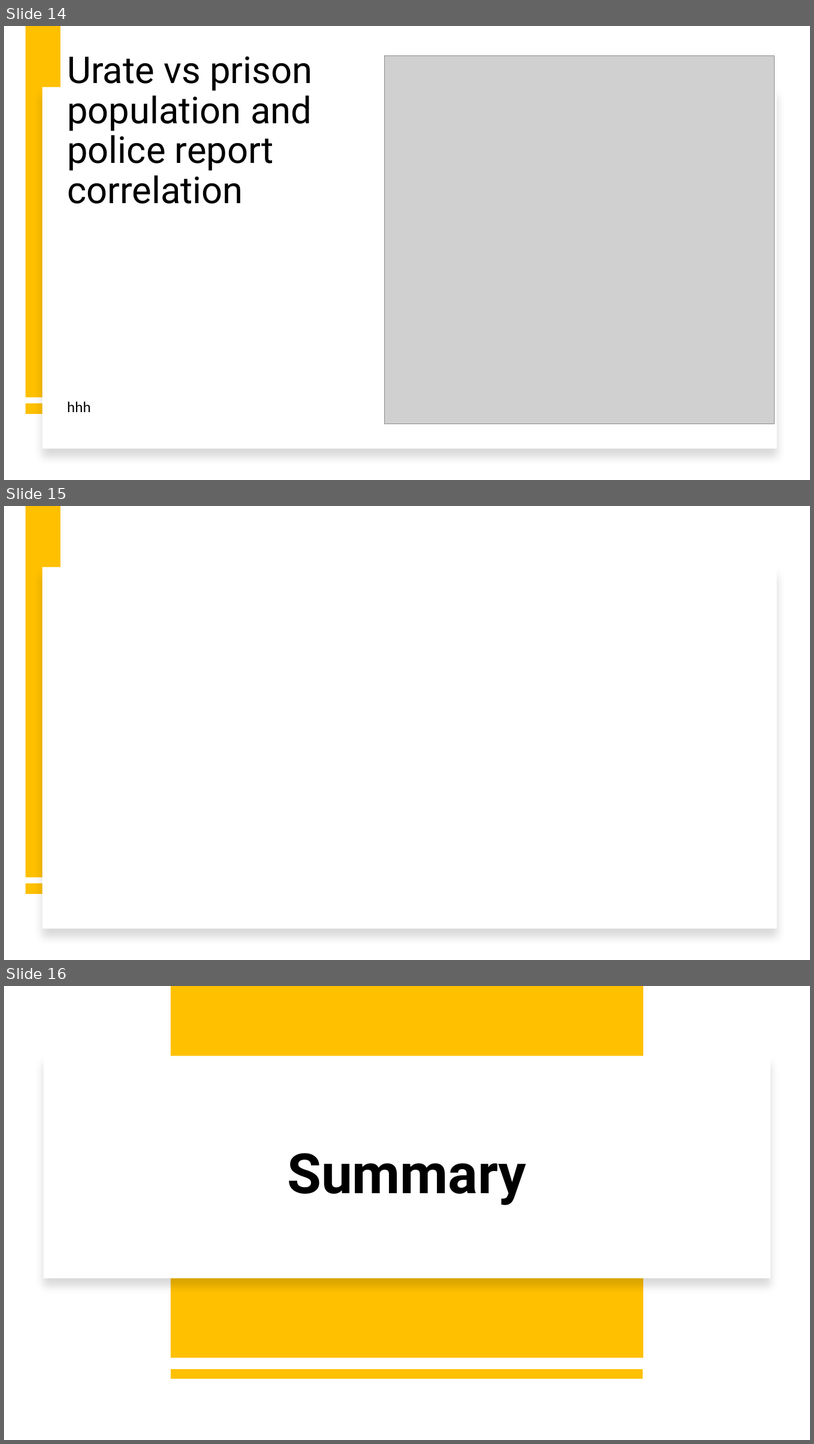
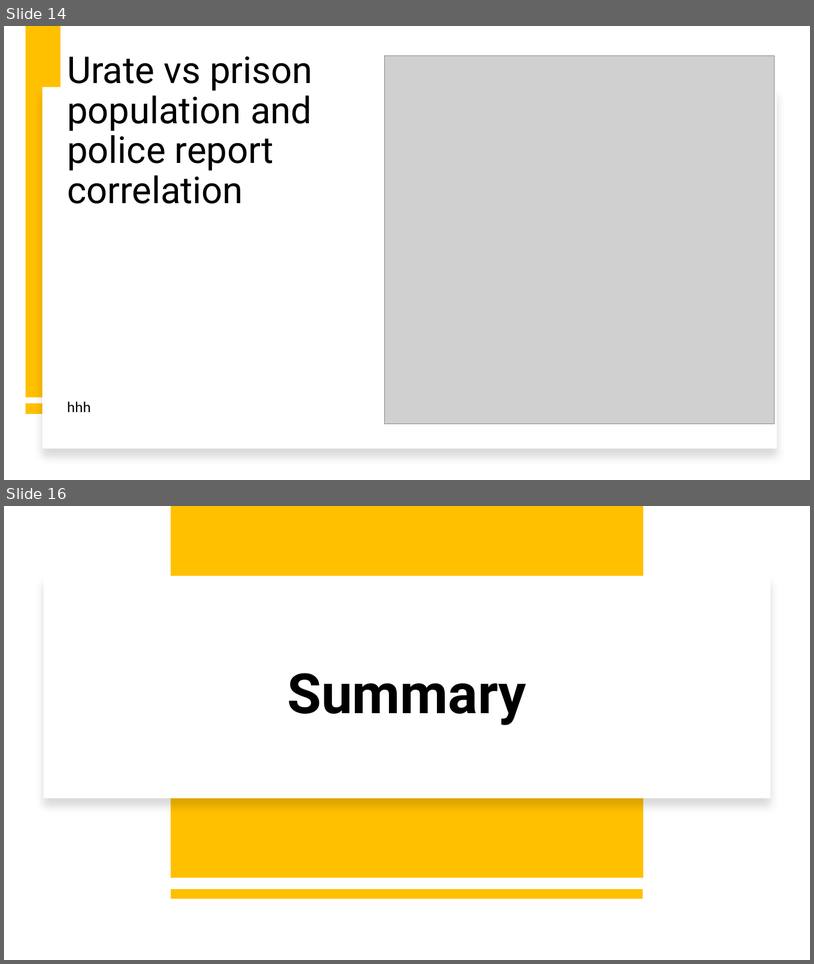
Before and after one commit to Mt122606/Curous-Conquers-, a slide deck: CuriousConquersProject/ProjectPowerpoint.pptx. Shown one above the other, each under a label of ours: slides 14, 15 and 16 before the commit, slides 14 and 16 after it; the slides between them are not shown. The pictures are 814x1444 and 814x964 pixels, drawn with LibreOffice and Linux fonts; fonts in the diff are those of the drawing; grey boxes stand for pictures. Boxes give left, top, right and bottom in pixels: in the first picture for what was removed or moved away, otherwise in the second. Text is boxed around its words. In the diff, an @@ line names an element or a change of style, - is before the commit and + after.

```diff
--- a/CuriousConquersProject/ProjectPowerpoint.pptx
+++ b/CuriousConquersProject/ProjectPowerpoint.pptx
@@ slide 15 removed at <box>4,506,810,960</box>, background #FFFFFF @@
@@ rectangle removed at <box>26,507,60,877</box> @@
@@ rectangle removed at <box>42,567,777,928</box> @@
@@ rectangle removed at <box>26,883,61,893</box> @@
```
Also in this commit, not shown: 1 slide added, 2 other files.
